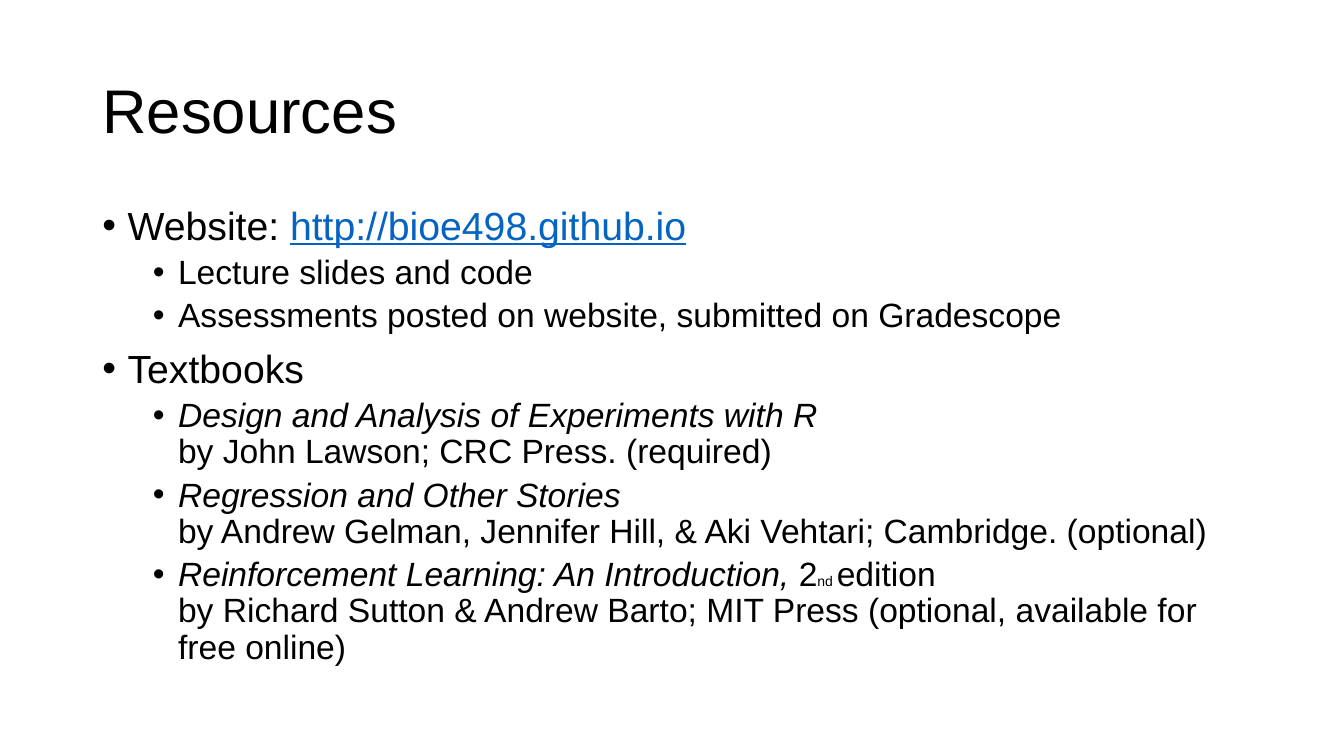
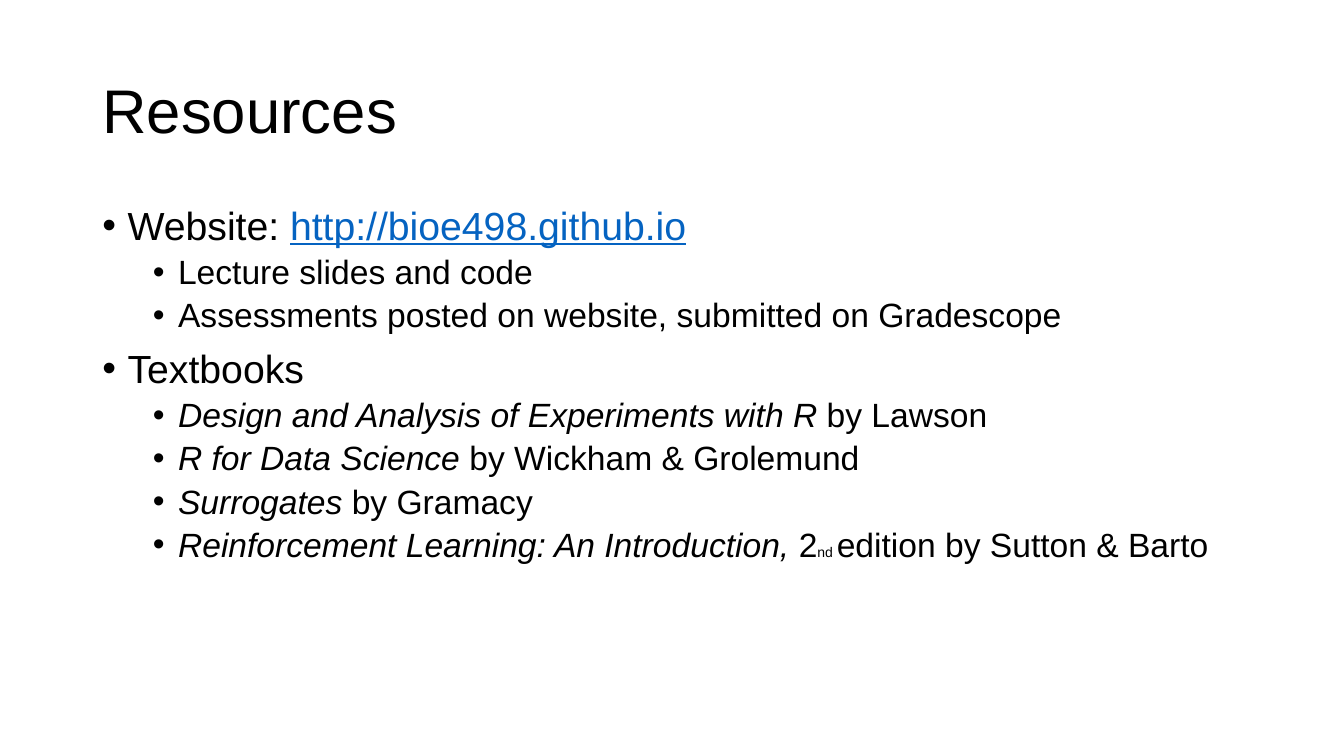
Before and after one commit to bioe498/bioe498.github.io, a slide deck: slide 4 of files/01_Introduction.pptx. Drawn at 1344x756 pixels with LibreOffice and Linux fonts; fonts in the diff are those of the drawing. Boxes give left, top, right and bottom in pixels: in the first picture for what was removed or moved away, otherwise in the second. Text is boxed around its words. In the diff, an @@ line names an element or a change of style, - is before the commit and + after.

Commit message:
01 slides

```diff
--- a/files/01_Introduction.pptx
+++ b/files/01_Introduction.pptx
@@ text at (178, 402, 1208, 564): text changed; italic on @@
-  • Design and Analysis of Experiments with R
-    by John Lawson; CRC Press. (required)
-  • Regression and Other Stories
-    by Andrew Gelman, Jennifer Hill, & Aki Vehtari; Cambridge. (optional)
-  • Reinforcement Learning: An Introduction, 2nd edition
-    by Richard Sutton & Andrew Barto; MIT Press (optional, available for free online)
+  • Design and Analysis of Experiments with R by Lawson
+  • R for Data Science by Wickham & Grolemund
+  • Surrogates by Gramacy
+  • Reinforcement Learning: An Introduction, 2nd edition by Sutton & Barto
```
Also in this commit, not shown: 4 other slides changed, 1 slide added, 6 slides removed, 1 other file.
